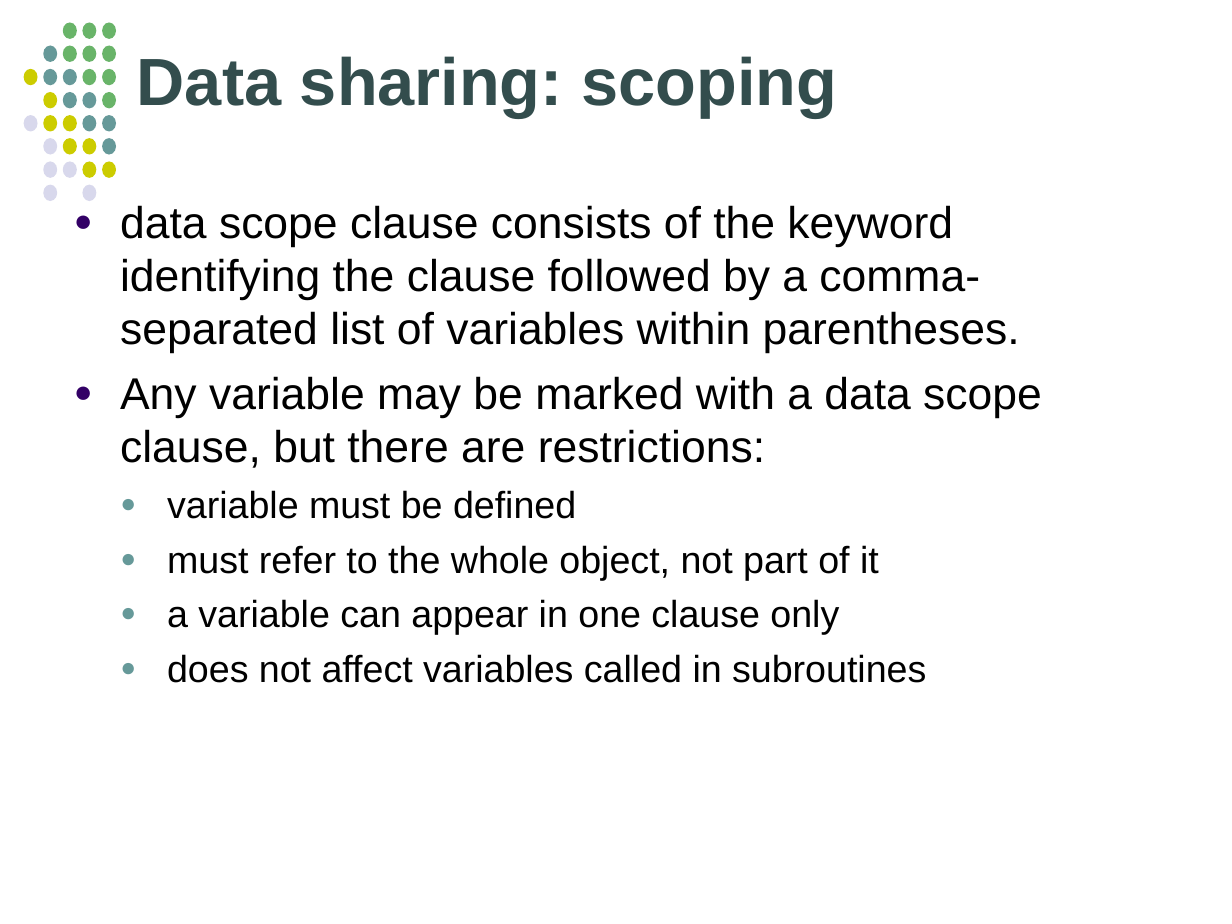
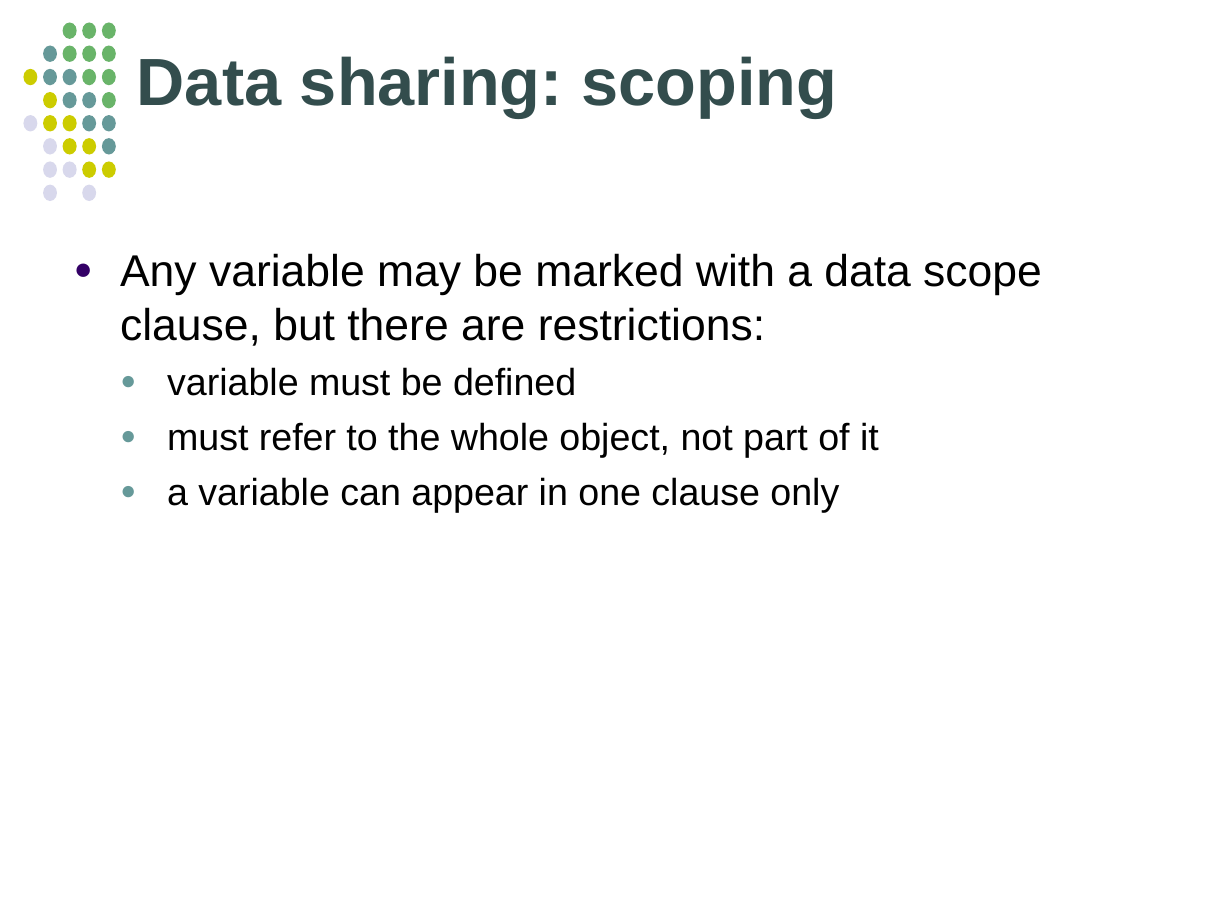
Before and after one commit to jablub/chpc_omp, a slide deck: slide 105 of OpenMP_MKuttel_CHPCWinterSchool2012.odp (slide 137 before the commit). Drawn at 1232x924 pixels with LibreOffice and Linux fonts; fonts in the diff are those of the drawing. Boxes give left, top, right and bottom in pixels: in the first picture for what was removed or moved away, otherwise in the second. Text is boxed around its words. In the diff, an @@ line names an element or a change of style, - is before the commit and + after.

```diff
--- a/OpenMP_MKuttel_CHPCWinterSchool2012.odp
+++ b/OpenMP_MKuttel_CHPCWinterSchool2012.odp
@@ text at (120, 205, 1020, 354): paragraph removed @@
-● data scope clause consists of the keyword identifying the clause followed by a comma-separated list of variables within parentheses.
@@ text "Any variable may be marked ...": place and size @@
-text "Any variable may be marked ..." at (120, 205, 1042, 683)
+text "Any variable may be marked ..." at (120, 253, 1042, 512)
@@ text at (167, 654, 926, 683): paragraph removed @@
-  ● does not affect variables called in subroutines
```
Also in this commit, not shown: 89 other slides changed, 6 slides added, 38 slides removed.
